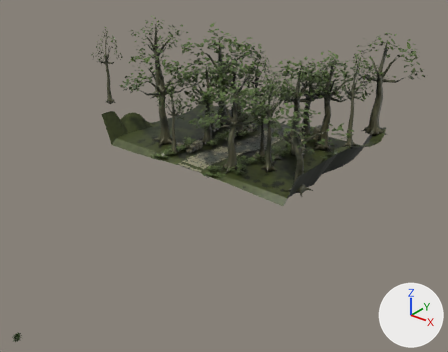
The glTF model public/models/placed/approach.glb as it was, and as the next commit left it.
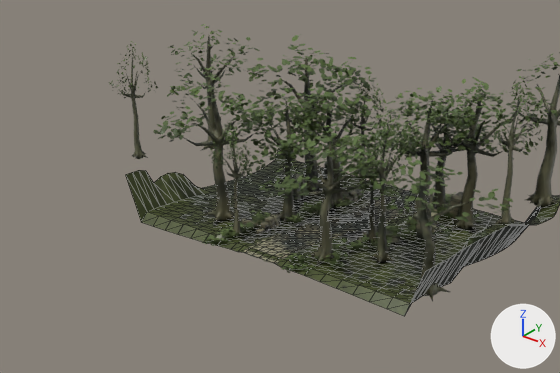
There are two pictures of each version: one whole from a 50 mm camera at (48.0, -26.0, 43.2) aimed at (-2.6, 37.3, 3.9), one close up on the part from 4% to 86% of the width and 0% to 69% of the height. The lights are fixed; the arrows at lower right show +X, +Y and +Z. The last two pictures show the newer version. The close-ups show mesh edges as thin lines. Vertices at exactly the same position are counted once.

In view in the first close-up: 'ForestApproach_Foliage_Cell_-1_-2', 'ForestApproach_Foliage_Cell_-1_-3', 'ForestApproach_Foliage_Cell_0_-3', 'ForestApproach_Ground_Cell_-1_-2', 'ForestApproach_Ground_Cell_-1_-3', 'ForestApproach_Ground_Cell_-2_-2', 'ForestApproach_Ground_Cell_-2_-3', 'ForestApproach_Ground_Cell_0_-2', 'ForestApproach_Ground_Cell_0_-3', 'ForestApproach_Stone_Cell_-1_-3', 'ForestApproach_Wood_Cell_-1_-2', 'ForestApproach_Wood_Cell_-1_-3', 'ForestApproach_Wood_Cell_0_-3' and 10 more.
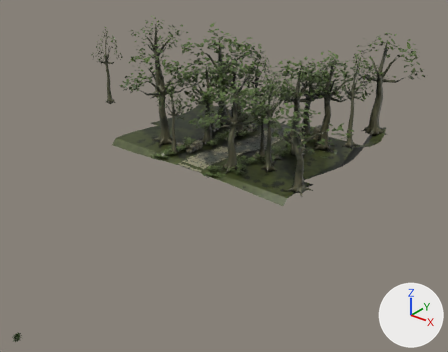
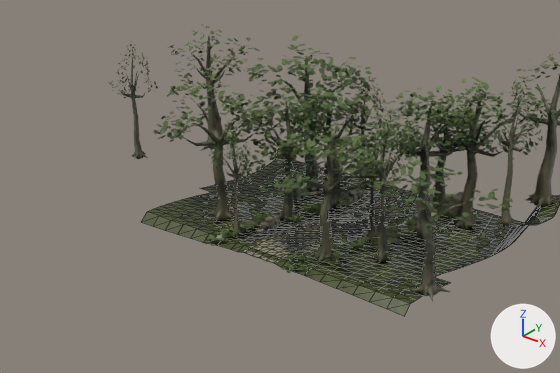
Where the change shows, as pixel boxes (x1, y1, x2, y2) in the close-ups (560 x 373 px):
'ForestApproach_Ground_Cell_0_-3', reshaped: before (394, 195, 560, 271); after (394, 195, 560, 274)
'ForestApproach_Ground_Cell_-2_-2', reshaped (14% narrower, 40% shorter): before (126, 170, 232, 234); after (141, 196, 232, 234)
'ForestApproach_Ground_Cell_0_-2', reshaped (24% narrower, 27% shorter): before (353, 240, 479, 316); after (353, 261, 449, 316)
'ForestApproach_Ground_Cell_-2_-3', reshaped (11% narrower): before (185, 150, 305, 206); after (198, 150, 305, 206)
part 1 of me_mesh_11, deleted: before (126, 170, 196, 221)
part 2 of me_mesh_13, deleted: before (406, 240, 479, 313)
part 3 of me_mesh_14, deleted: before (185, 177, 210, 196)
part 4 of me_mesh_16, deleted: before (460, 224, 529, 271)

The change, as a list of edits to the scene's bpy script:
```text
Change me_mesh_11:
    used by ob_forestapproach_ground_cell__2__2; location = (0.0, 0.0, 0.0)
    remove me_mesh_11.from_pydata(...)  # 45 vertices, 63 faces; spans x -32.0..-23.08, y 40.1..48.1, z 0.64..5.93
    add me_mesh_11.from_pydata(...)  # 36 vertices, 47 faces; spans x -30.0..-23.08, y 40.1..48.1, z 0.64..1.61
    me_mesh_11 part 1
    9 vertices are removed from x -32.0..-31.08, y 40.1..48.1, z 3.76..5.93
    16 faces are deleted
Change me_mesh_13:
    used by ob_forestapproach_ground_cell_0__2; location = (0.0, 0.0, 0.0)
    remove me_mesh_13.from_pydata(...)  # 46 vertices, 65 faces; spans x -1.33..8.92, y 40.1..48.1, z 0.7..6.56
    add me_mesh_13.from_pydata(...)  # 36 vertices, 47 faces; spans x -1.33..6.67, y 40.1..48.1, z 0.7..1.61
    me_mesh_13 part 2
    10 vertices are removed from x 6.92..8.92, y 40.1..48.1, z 2.43..6.56
    18 faces are deleted
Change me_mesh_14:
    used by ob_forestapproach_ground_cell__2__3; location = (0.0, 0.0, 0.0)
    verts and faces of me_mesh_14; kept vertices keep their numbers, new ones are numbered from 73
    before: 0 (-31.1, 48.1, 3.9) at pixel (183, 174), 1 (-29.1, 48.1, 1.6) at pixel (196, 195), 2 (-28.8, 49.1, 1.6) at pixel (203, 194), 3 (-30.8, 49.1, 2.4), 11 (-28.5, 50.1, 1.6) at pixel (211, 192)
    before: 18 (-30.5, 50.1, 1.6) at pixel (199, 188)
    remove me_mesh_14.from_pydata(...)  # 73 vertices, 97 faces; spans x -31.1..-22.8, y 48.1..65.1, z 1.6..3.9
    add me_mesh_14.from_pydata(...)  # 71 vertices, 93 faces; spans x -30.7..-22.8, y 48.1..65.1, z 1.6..2.7
    me_mesh_14 part 3
    add delete_vertices([0, 3])  # with the faces that use them
Change me_mesh_16:
    used by ob_forestapproach_ground_cell_0__3; location = (0.0, 0.0, 0.0)
    remove me_mesh_16.from_pydata(...)  # 114 vertices, 175 faces; spans x -1.3..10.9, y 48.1..65.1, z 1.6..7.1
    add me_mesh_16.from_pydata(...)  # 100 vertices, 147 faces; spans x -1.3..10.9, y 48.1..65.1, z 1.6..6.2
    me_mesh_16 part 4
    14 vertices are removed from x 6.9..10.5, y 48.1..54.1, z 2.4..7.1
    28 faces are deleted
```
